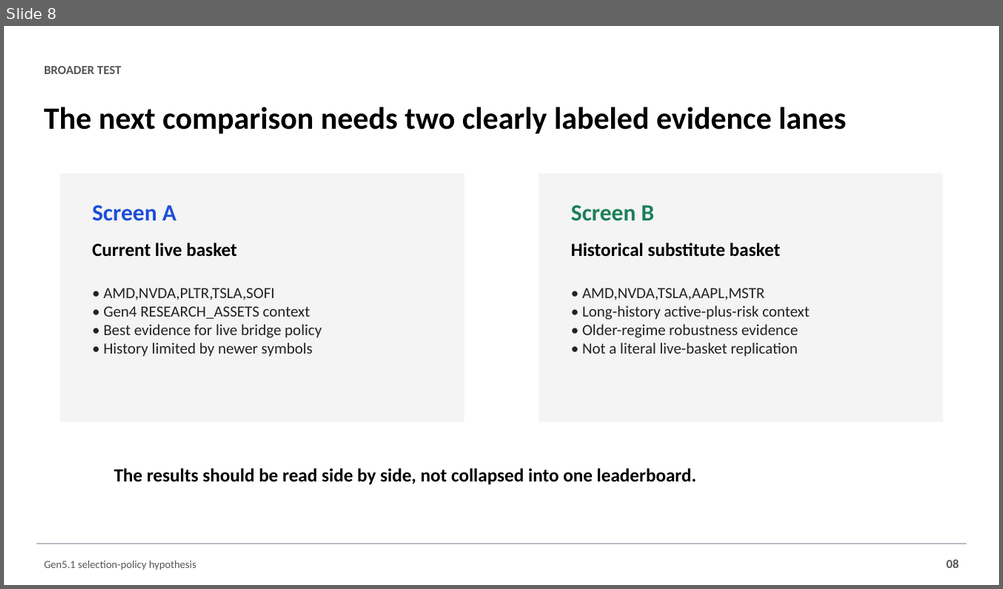
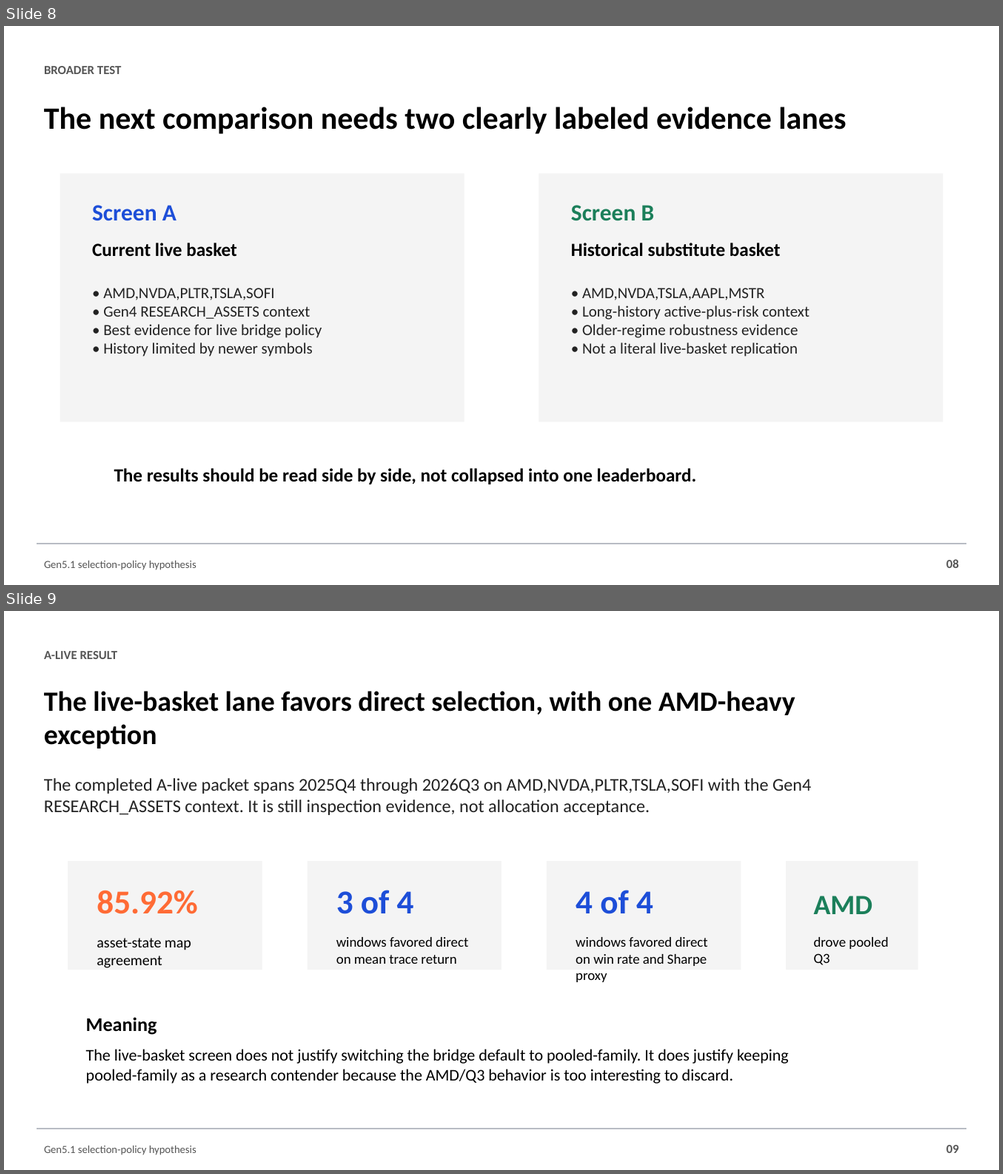
Before and after one commit to Francisc0Franc0/Time-Series-Modeling-Gen5, a slide deck: presentations/gen5_selection_policy_hypothesis.pptx. Shown one above the other, each under a label of ours: slide 8 before the commit, slides 8 and 9 after it. The pictures are 1003x589 and 1003x1174 pixels, drawn with LibreOffice and Linux fonts; fonts in the diff are those of the drawing. Boxes give left, top, right and bottom in pixels: in the first picture for what was removed or moved away, otherwise in the second. Text is boxed around its words. In the diff, an @@ line names an element or a change of style, - is before the commit and + after.

Commit message:
Complete A-live selection policy robustness screen

```diff
--- a/presentations/gen5_selection_policy_hypothesis.pptx
+++ b/presentations/gen5_selection_policy_hypothesis.pptx
@@ slide 9 added at (4, 611, 999, 1170), background #FFFFFF @@
@@ text added at (44, 651, 118, 659), 12 pt, text #555555, bold @@
+A-LIVE RESULT
@@ text added at (44, 691, 795, 749), 27 pt, text #000000, bold @@
+The live-basket lane favors direct selection, with one AMD-heavy exception
@@ text added at (44, 778, 811, 815), 17.2 pt, text #222222 @@
+The completed A-live packet spans 2025Q4 through 2026Q3 on AMD,NVDA,PLTR,TSLA,SOFI with the Gen4 RESEARCH_ASSETS context. It is still inspection evidence, not allocation acceptance.
@@ rectangle added at (68, 861, 262, 970), fill #F4F4F4 @@
@@ rectangle added at (307, 861, 501, 970), fill #F4F4F4 @@
@@ rectangle added at (546, 861, 740, 970), fill #F4F4F4 @@
@@ rectangle added at (786, 861, 918, 970), fill #F4F4F4 @@
@@ text added at (96, 891, 198, 914), 32.2 pt, text #FF6B35, bold @@
+85.92%
@@ text added at (336, 890, 414, 914), 32.2 pt, text #1D4ED8, bold @@
+3 of 4
@@ text added at (575, 890, 653, 914), 32.2 pt, text #1D4ED8, bold @@
+4 of 4
@@ text added at (814, 896, 873, 914), 27 pt, text #1B7F5A, bold @@
+AMD
@@ text added at (96, 938, 191, 968), 14.2 pt, text #000000 @@
+asset-state map agreement
@@ text added at (336, 937, 468, 964), 13.5 pt, text #000000 @@
+windows favored direct on mean trace return
@@ text added at (575, 937, 708, 982), 13.5 pt, text #000000 @@
+windows favored direct on win rate and Sharpe proxy
@@ text added at (814, 937, 888, 965), 13.5 pt, text #000000 @@
+drove pooled Q3
@@ text added at (86, 1017, 157, 1035), 18.8 pt, text #000000, bold @@
+Meaning
@@ text added at (86, 1049, 788, 1084), 15.8 pt, text #000000 @@
+The live-basket screen does not justify switching the bridge default to pooled-family. It does justify keeping pooled-family as a research contender because the AMD/Q3 behavior is too interesting to discard.
@@ rectangle added at (37, 1129, 967, 1130), fill #B8BCC4, outline #B8BCC4 0 pt @@
@@ text added at (44, 1146, 196, 1156), 10.5 pt, text #555555 @@
+Gen5.1 selection-policy hypothesis
@@ text added at (946, 1145, 959, 1153), 12 pt, text #555555, bold @@
+09
```
Also in this commit, not shown: 2 other slides added, 1 slide removed, 5 other files.
